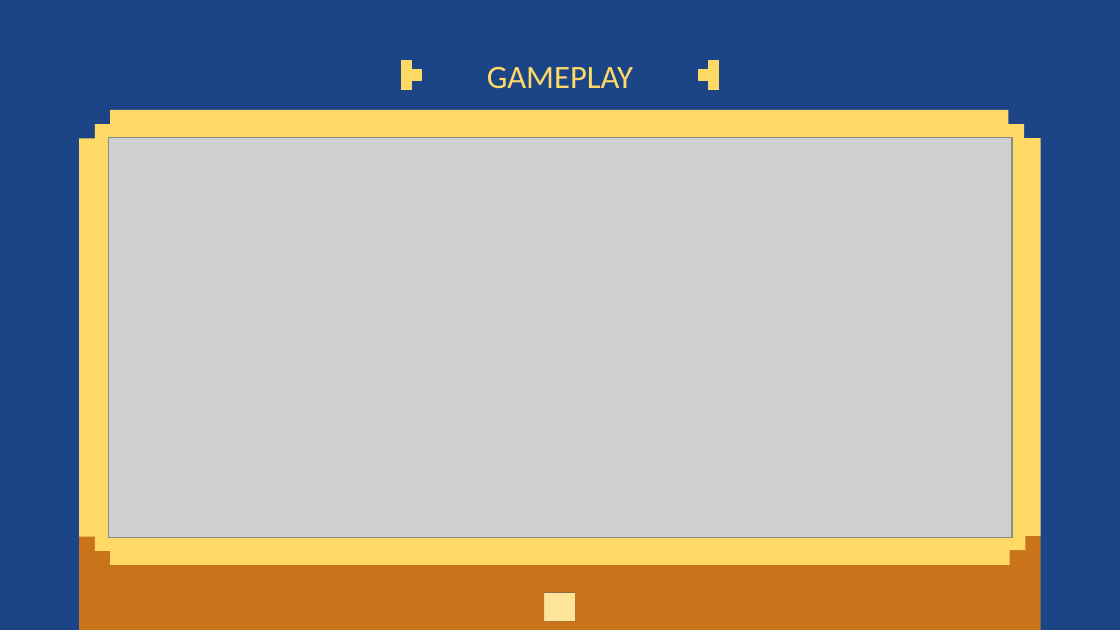
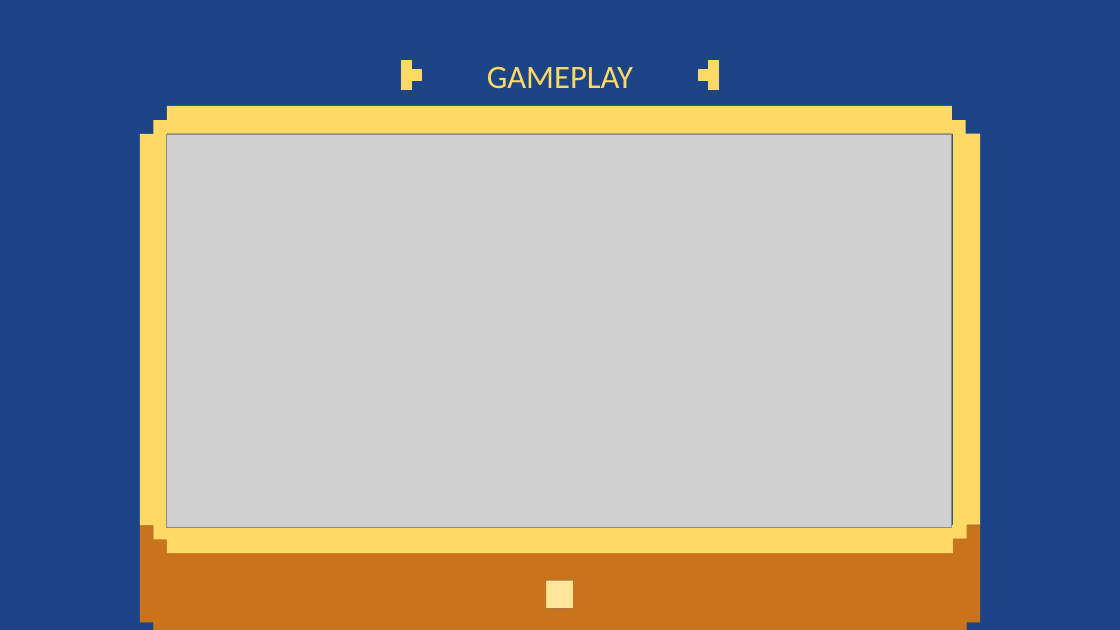
Before and after one commit to JasonxLi/CyberBlock, a slide deck: slide 8 of Documents/Final Presentation/CyberBlock - Final Presentation.pptx. Drawn at 1120x630 pixels with LibreOffice and Linux fonts; fonts in the diff are those of the drawing; grey boxes stand for pictures. Boxes give left, top, right and bottom in pixels: in the first picture for what was removed or moved away, otherwise in the second. Text is boxed around its words. In the diff, an @@ line names an element or a change of style, - is before the commit and + after.

```diff
--- a/Documents/Final Presentation/CyberBlock - Final Presentation.pptx
+++ b/Documents/Final Presentation/CyberBlock - Final Presentation.pptx
@@ freeform shape: place and size @@
-freeform shape at [80,110,1040,564]
+freeform shape at [140,106,980,553]
@@ picture: place and size @@
-picture at [109,138,1011,538]
+picture at [167,134,952,528]
@@ freeform shape added at [167,134,952,525], fill #1C4587 @@
@@ freeform shape: place and size @@
-freeform shape at [80,536,1040,630]
+freeform shape at [140,524,980,630]
@@ freeform shape: place and size @@
-freeform shape at [544,592,576,620]
+freeform shape at [547,580,573,608]
```
Also in this commit, not shown: 5 other slides changed, 3 slides added, 1 other file.
